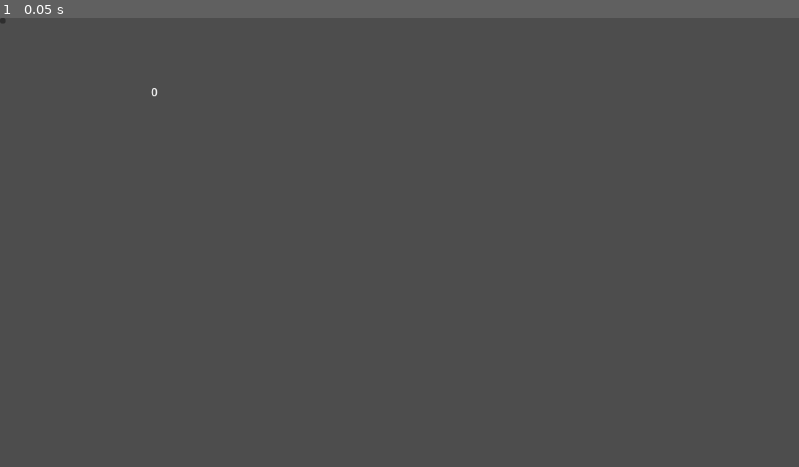
Above: before the commit, frame 1.
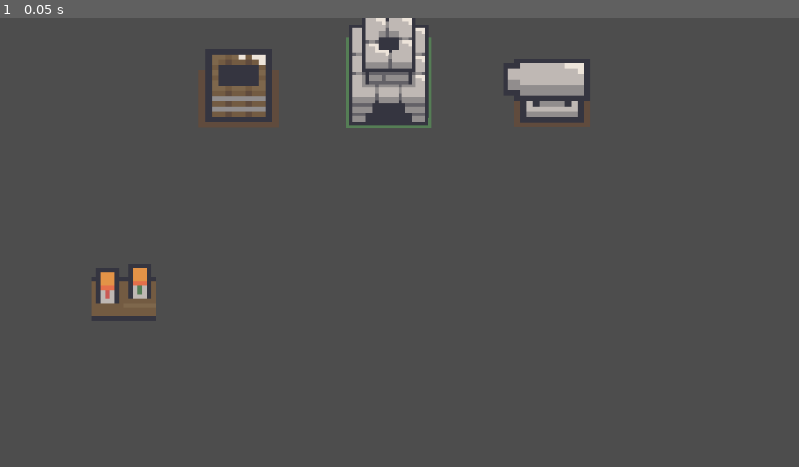
Above: after the commit, the same moment.

Repository: kevinjarocki/BladeRush
Game: Godot game, scene res://shop.tscn
Two runs of this game, one before a commit and one after it. Both use one fixed random seed, a clock stepped at 60 frames per second and the inputs below.
Inputs:
- Up to frame 1 (0.05 s): no input

The runs differ from the first frame. In frame 1, 3.9% of the frame differs, in the area x 0-74%, y 0-67%.

Commit message:
Added items to store

Diff:
--- a/ShopManager.gd
+++ b/ShopManager.gd
@@ -1,11 +1,3 @@
 extends Node2D
 
 @export var money = 0
-
-func _process(delta):
-	$Label.text = str(money)
-
-
-func _on_button_pressed():
-	money += 1
-	pass # Replace with function body.
--- a/shop.tscn
+++ b/shop.tscn
@@ -1,26 +1,194 @@
-[gd_scene load_steps=2 format=3 uid="uid://exotdqgxx2rx"]
+[gd_scene load_steps=23 format=3 uid="uid://exotdqgxx2rx"]
 
 [ext_resource type="Script" path="res://ShopManager.gd" id="1_07efy"]
+[ext_resource type="Texture2D" uid="uid://bw1av66vqn0xt" path="res://Assets/Sprites/ShopScene/interiorObjects_.png" id="2_5dr7r"]
+[ext_resource type="Texture2D" uid="uid://c7dy663eukit2" path="res://Assets/Sprites/ShopScene/furnace_.png" id="3_x31ue"]
+[ext_resource type="Texture2D" uid="uid://dgvx3do8qxc35" path="res://Assets/Sprites/ShopScene/stallObjects_.png" id="4_kseq3"]
+
+[sub_resource type="RectangleShape2D" id="RectangleShape2D_wqsir"]
+size = Vector2(15.0909, 25.7333)
+
+[sub_resource type="RectangleShape2D" id="RectangleShape2D_7nix2"]
+size = Vector2(9.88312, 14.3333)
+
+[sub_resource type="AtlasTexture" id="AtlasTexture_wh547"]
+atlas = ExtResource("3_x31ue")
+region = Rect2(18, 14, 28, 47)
+
+[sub_resource type="AtlasTexture" id="AtlasTexture_2cset"]
+atlas = ExtResource("3_x31ue")
+region = Rect2(18, 62, 28, 47)
+
+[sub_resource type="AtlasTexture" id="AtlasTexture_xa4lm"]
+atlas = ExtResource("3_x31ue")
+region = Rect2(50, 62, 28, 47)
+
+[sub_resource type="AtlasTexture" id="AtlasTexture_hydf5"]
+atlas = ExtResource("3_x31ue")
+region = Rect2(82, 62, 28, 47)
+
+[sub_resource type="AtlasTexture" id="AtlasTexture_cvrgv"]
+atlas = ExtResource("3_x31ue")
+region = Rect2(114, 62, 28, 47)
+
+[sub_resource type="AtlasTexture" id="AtlasTexture_aae0b"]
+atlas = ExtResource("3_x31ue")
+region = Rect2(18, 110, 28, 47)
+
+[sub_resource type="AtlasTexture" id="AtlasTexture_btfdh"]
+atlas = ExtResource("3_x31ue")
+region = Rect2(50, 110, 28, 47)
+
+[sub_resource type="AtlasTexture" id="AtlasTexture_dad18"]
+atlas = ExtResource("3_x31ue")
+region = Rect2(82, 110, 28, 47)
+
+[sub_resource type="AtlasTexture" id="AtlasTexture_isc77"]
+atlas = ExtResource("3_x31ue")
+region = Rect2(114, 110, 28, 47)
+
+[sub_resource type="SpriteFrames" id="SpriteFrames_0qlsy"]
+animations = [{
+"frames": [{
+"duration": 1.0,
+"texture": SubResource("AtlasTexture_wh547")
+}, {
+"duration": 1.0,
+"texture": SubResource("AtlasTexture_2cset")
+}, {
+"duration": 1.0,
+"texture": SubResource("AtlasTexture_xa4lm")
+}, {
+"duration": 1.0,
+"texture": SubResource("AtlasTexture_hydf5")
+}, {
+"duration": 1.0,
+"texture": SubResource("AtlasTexture_cvrgv")
+}, {
+"duration": 1.0,
+"texture": SubResource("AtlasTexture_aae0b")
+}, {
+"duration": 1.0,
+"texture": SubResource("AtlasTexture_btfdh")
+}, {
+"duration": 1.0,
+"texture": SubResource("AtlasTexture_dad18")
+}, {
+"duration": 1.0,
+"texture": SubResource("AtlasTexture_isc77")
+}],
+"loop": true,
+"name": &"default",
+"speed": 0.0
+}]
+
+[sub_resource type="RectangleShape2D" id="RectangleShape2D_kit3j"]
+size = Vector2(30.4211, 46.4097)
+
+[sub_resource type="RectangleShape2D" id="RectangleShape2D_nn4i7"]
+size = Vector2(26, 35.5507)
+
+[sub_resource type="RectangleShape2D" id="RectangleShape2D_l1pib"]
+size = Vector2(20, 24.8365)
+
+[sub_resource type="RectangleShape2D" id="RectangleShape2D_pav70"]
+size = Vector2(13.2583, 12.9598)
+
+[sub_resource type="RectangleShape2D" id="RectangleShape2D_hmlun"]
+size = Vector2(20, 25.8397)
+
+[sub_resource type="RectangleShape2D" id="RectangleShape2D_lui1a"]
+size = Vector2(14.6738, 14.2557)
 
 [node name="Shop" type="Node2D"]
 script = ExtResource("1_07efy")
 
-[node name="Label" type="Label" parent="."]
-offset_left = 218.0
-offset_top = 95.0
-offset_right = 258.0
-offset_bottom = 118.0
+[node name="OreBox" type="Sprite2D" parent="."]
+texture_filter = 5
+position = Vector2(344, 101)
+scale = Vector2(9.625, 7.5)
+texture = ExtResource("2_5dr7r")
+region_enabled = true
+region_rect = Rect2(145.638, 62.092, 12.7023, 16.6211)
 
-[node name="Button" type="Button" parent="."]
-offset_right = 8.0
-offset_bottom = 8.0
+[node name="Area2D" type="Area2D" parent="OreBox"]
+
+[node name="CollisionShape2D" type="CollisionShape2D" parent="OreBox/Area2D"]
+position = Vector2(0, 1.4)
+scale = Vector2(1, 1)
+shape = SubResource("RectangleShape2D_wqsir")
+
+[node name="RigidBody2D" type="RigidBody2D" parent="OreBox"]
+
+[node name="CollisionShape2D" type="CollisionShape2D" parent="OreBox/RigidBody2D"]
+position = Vector2(0.149353, -0.366667)
+scale = Vector2(1, 1)
+shape = SubResource("RectangleShape2D_7nix2")
+debug_color = Color(0.933333, 0.188235, 0.443137, 0.419608)
+
+[node name="Forge" type="AnimatedSprite2D" parent="."]
+texture_filter = 5
+position = Vector2(494, -54)
+scale = Vector2(4.75, 4.54)
+sprite_frames = SubResource("SpriteFrames_0qlsy")
+centered = false
+
+[node name="Area2D" type="Area2D" parent="Forge"]
+input_pickable = false
+
+[node name="CollisionShape2D" type="CollisionShape2D" parent="Forge/Area2D"]
+position = Vector2(14.5263, 34.7247)
+shape = SubResource("RectangleShape2D_kit3j")
+
+[node name="RigidBody2D" type="RigidBody2D" parent="Forge"]
+
+[node name="CollisionShape2D" type="CollisionShape2D" parent="Forge/RigidBody2D"]
+position = Vector2(14.3684, 29.3612)
+shape = SubResource("RectangleShape2D_nn4i7")
+debug_color = Color(0.937255, 0.129412, 0.541176, 0.419608)
 
 [node name="Anvil" type="Sprite2D" parent="."]
+texture_filter = 5
+position = Vector2(790, 108)
+scale = Vector2(9.20291, 7.77083)
+texture = ExtResource("2_5dr7r")
+region_enabled = true
+region_rect = Rect2(96.4317, 64.1198, 13.8177, 12.7023)
 
-[node name="Forge" type="Sprite2D" parent="."]
+[node name="Area2D" type="Area2D" parent="Anvil"]
 
-[node name="OreBox" type="Sprite2D" parent="."]
+[node name="CollisionShape2D" type="CollisionShape2D" parent="Anvil/Area2D"]
+position = Vector2(0, -0.707773)
+scale = Vector2(1, 1)
+shape = SubResource("RectangleShape2D_l1pib")
+
+[node name="RigidBody2D" type="RigidBody2D" parent="Anvil"]
+
+[node name="CollisionShape2D" type="CollisionShape2D" parent="Anvil/RigidBody2D"]
+position = Vector2(-0.107872, -0.64343)
+scale = Vector2(1, 1)
+shape = SubResource("RectangleShape2D_pav70")
+debug_color = Color(0.980392, 0, 0.368627, 0.419608)
 
 [node name="CashRegister" type="Sprite2D" parent="."]
+texture_filter = 5
+position = Vector2(177, 392)
+scale = Vector2(6.67857, 6.31325)
+texture = ExtResource("4_kseq3")
+region_enabled = true
+region_rect = Rect2(40.431, 87.2699, 14.7292, 15.2698)
 
-[connection signal="pressed" from="Button" to="." method="_on_button_pressed"]
+[node name="Area2D" type="Area2D" parent="CashRegister"]
+
+[node name="CollisionShape2D" type="CollisionShape2D" parent="CashRegister/Area2D"]
+position = Vector2(0, -2.91986)
+scale = Vector2(1, 1)
+shape = SubResource("RectangleShape2D_hmlun")
+
+[node name="RigidBody2D" type="RigidBody2D" parent="CashRegister"]
+
+[node name="CollisionShape2D" type="CollisionShape2D" parent="CashRegister/RigidBody2D"]
+position = Vector2(0.149733, 0.633587)
+scale = Vector2(1, 1)
+shape = SubResource("RectangleShape2D_lui1a")
+debug_color = Color(0.960784, 0, 0.505882, 0.419608)
Binary file added: Assets/Sprites/ShopScene/books_.png
Not shown, added: Assets/Sprites/ShopScene/books_.png.import
Binary file added: Assets/Sprites/ShopScene/forestVillageObjects_.png
Not shown, added: Assets/Sprites/ShopScene/forestVillageObjects_.png.import
Binary file added: Assets/Sprites/ShopScene/furnace_.png
Not shown, added: Assets/Sprites/ShopScene/furnace_.png.import
Binary file added: Assets/Sprites/ShopScene/interiorObjects_.png
Not shown, added: Assets/Sprites/ShopScene/interiorObjects_.png.import
Not shown, added: Assets/Sprites/ShopScene/interior_.png.import
Binary file added: Assets/Sprites/ShopScene/stallObjects_.png
Not shown, added: Assets/Sprites/ShopScene/stallObjects_.png.import
Binary file added: Assets/Sprites/ShopScene/tableObjects_.png
(and 1 more such lines)
